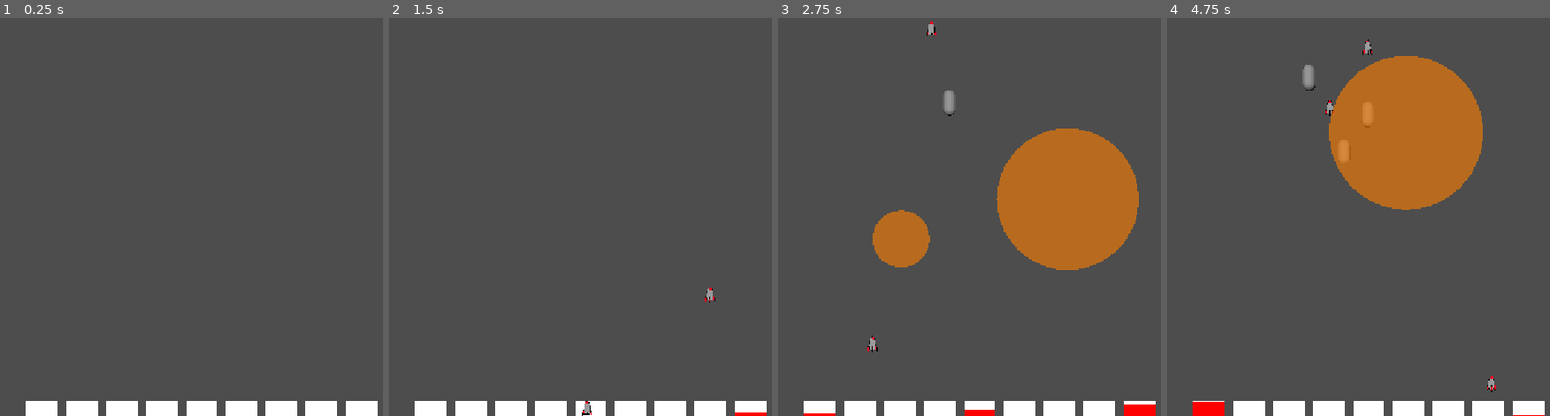
Above: before the commit, frames 1-4 (left to right).
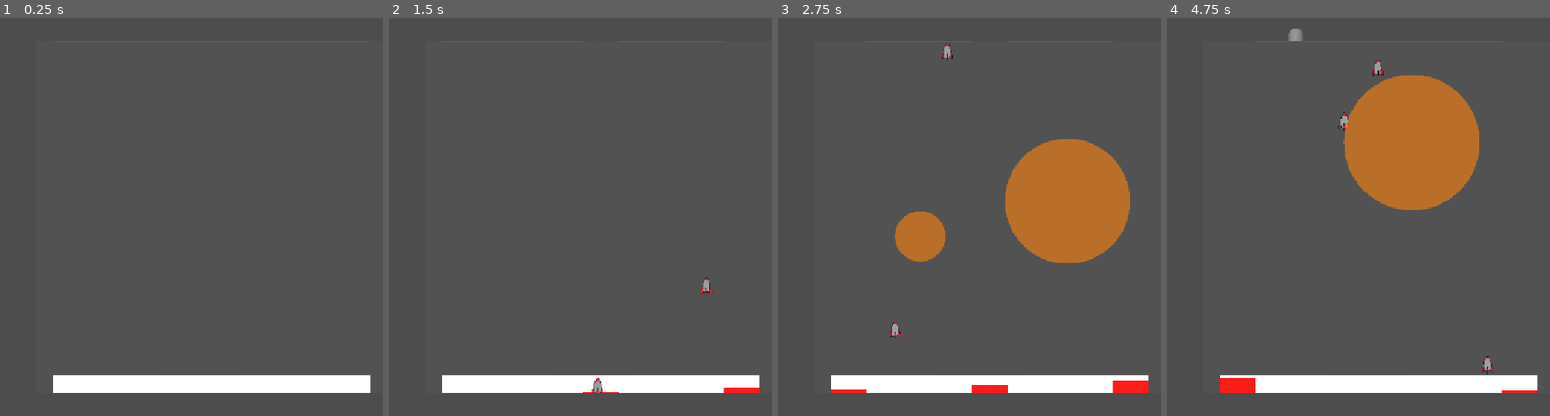
Above: after the commit, the same moments.

Repository: freefrol/missle-commander-mvp
Game: Godot game, scene res://ProjectMCMVP/Scene/GameManager.tscn
Same seed, same stepped clock (60 frames per second), same inputs: the game is played once before the commit and once after it.
Inputs (mouse positions are in pixels of both pictures, inside the frame that each line leads up to):
- Up to frame 1 (0.25 s): no input
- Up to frame 2 (1.5 s): tap Enter at 0.5 s; move the mouse to (745, 197) at 0.52 s; click (745, 197) at 0.67 s; move the mouse to (450, 236) at 1.27 s; click (450, 236) at 1.42 s
- Up to frame 3 (2.75 s): move the mouse to (1049, 129) at 2.02 s; click (1049, 129) at 2.17 s
- Up to frame 4 (4.75 s): move the mouse to (1331, 296) at 2.77 s; click (1331, 296) at 2.92 s; move the mouse to (outside the picture) at 3.52 s; click (outside the picture) at 3.67 s; move the mouse to (outside the picture) at 4.27 s; click (outside the picture) at 4.42 s

The runs differ from the first frame. In frame 1, 6.7% of the frame differs, in the area x 6-99%, y 89-100%; in frame 2, 6.8%; in frame 3, 11%, in the area x 6-99%, y 0-100%; in frame 4, 10%.

Commit message:
Last Sync: 2026-10-12 23:54 (Mobile)

Diff:
--- a/ProjectMCMVP/Scene/GameManager.tscn
+++ b/ProjectMCMVP/Scene/GameManager.tscn
@@ -10,7 +10,15 @@
 [ext_resource type="PackedScene" uid="uid://br2y2retsdvyg" path="res://ProjectMCMVP/Scene/View2d/CityView2d.tscn" id="6_wpru5"]
 [ext_resource type="PackedScene" uid="uid://byf4clro1nw8u" path="res://ProjectMCMVP/Scene/View3d/EnemyMissileView3d.tscn" id="8_5uf2e"]
 
-[sub_resource type="PlaneMesh" id="PlaneMesh_1444q"]
+[sub_resource type="QuadMesh" id="QuadMesh_6n2gk"]
+
+[sub_resource type="ViewportTexture" id="ViewportTexture_5uf2e"]
+viewport_path = NodePath("SubViewport")
+
+[sub_resource type="StandardMaterial3D" id="StandardMaterial3D_ne880"]
+resource_local_to_scene = true
+cull_mode = 2
+albedo_texture = SubResource("ViewportTexture_5uf2e")
 
 [node name="GameManager" type="Node2D" unique_id=913984937 node_paths=PackedStringArray("viewManager", "shootController", "restartButton", "canvas")]
 script = ExtResource("1_meahf")
@@ -19,8 +27,15 @@
 restartButton = NodePath("CanvasLayer/CenterContainer/Button")
 canvas = NodePath("CanvasLayer")
 
-[node name="ViewManager" type="Node" parent="." unique_id=1455506871]
+[node name="SubViewport" type="SubViewport" parent="." unique_id=2061251117]
+render_target_update_mode = 4
+
+[node name="Node2D" type="Node2D" parent="SubViewport" unique_id=1541576858]
+
+[node name="ViewManager" type="Node" parent="." unique_id=1455506871 node_paths=PackedStringArray("subViewport", "worldNode2d")]
 script = ExtResource("2_j5wpf")
+subViewport = NodePath("../SubViewport")
+worldNode2d = NodePath("../SubViewport/Node2D")
 missileViewScene = ExtResource("3_1444q")
 siloViewScene = ExtResource("4_5uf2e")
 playerMissileViewScene = ExtResource("5_3ctgo")
@@ -55,13 +70,14 @@
 [node name="Node3D" type="Node3D" parent="." unique_id=2015916303]
 
 [node name="Camera3D" type="Camera3D" parent="Node3D" unique_id=2025379260]
-transform = Transform3D(1, 0, 0, 0, 1, 0, 0, 0, 1, 0, 0.28810206, 1.0680768)
+transform = Transform3D(1, 0, 0, 0, 1, 0, 0, 0, 1, 0, 0, -2.57655)
 
 [node name="DirectionalLight3D" type="DirectionalLight3D" parent="Node3D" unique_id=602679101]
 top_level = true
 shadow_enabled = true
 
 [node name="MeshInstance3D" type="MeshInstance3D" parent="Node3D" unique_id=1983710761]
+transform = Transform3D(0.5, 0, 0, 0, 0.5, 0, 0, 0, 0.5, 0.014239192, 0, -2.9454076)
 top_level = true
-visible = false
-mesh = SubResource("PlaneMesh_1444q")
+mesh = SubResource("QuadMesh_6n2gk")
+surface_material_override/0 = SubResource("StandardMaterial3D_ne880")
--- a/ProjectMCMVP/Script/Controller/ViewManager.gd
+++ b/ProjectMCMVP/Script/Controller/ViewManager.gd
@@ -1,6 +1,8 @@
 class_name ViewManager
 extends Node
 
+@export var subViewport: SubViewport
+@export var worldNode2d: Node2D
 @export var missileViewScene : PackedScene
 @export var siloViewScene : PackedScene
 @export var playerMissileViewScene : PackedScene
@@ -26,13 +28,13 @@
 func onCityAdded(city: CityData):
 	var view: CityView = cityViewScene.instantiate()
 	view.cityData = city
-	add_child(view)
+	worldNode2d.add_child(view)
 	views[city] = view
 
 func onMissileAdded(missile: MissileData):
 	var view: MissileView = missileViewScene.instantiate()
 	view.missileData = missile
-	add_child(view)
+	worldNode2d.add_child(view)
 	views[missile] = view
 	"restartButton"
 	var view3d : EnemyMissileView3D = enemyMissileView3D.instantiate()
@@ -43,13 +45,13 @@
 func onSiloAdded(silo: SiloData):
 	var view: SiloView = siloViewScene.instantiate()
 	view.siloData = silo
-	add_child(view)
+	worldNode2d.add_child(view)
 	views[silo] = view
 
 func onPlayerMissileAdded(missile: PlayerMissileData):
 	var view: PlayerMissileView = playerMissileViewScene.instantiate()
 	view.playerMissileData = missile
-	add_child(view)
+	worldNode2d.add_child(view)
 	views[missile] = view
 
 func onEntityRemoved(entity: Entity):
@@ -66,5 +68,5 @@
 func onExplosionAdded(explosion:ExplosionData):
 	var view: ExplosionView = explosionView.instantiate()
 	view.explosionData = explosion
-	add_child(view)
+	worldNode2d.add_child(view)
 	views[explosion] = view
Renamed: ProjectMCMVP/Script/View/View2d/CityView.gd -> ProjectMCMVP/Script/View/View2D/CityView.gd
Renamed: ProjectMCMVP/Script/View/View2d/CityView.gd.uid -> ProjectMCMVP/Script/View/View2D/CityView.gd.uid
Renamed: ProjectMCMVP/Script/View/View2d/ExplosionView.gd -> ProjectMCMVP/Script/View/View2D/ExplosionView.gd
Renamed: ProjectMCMVP/Script/View/View2d/ExplosionView.gd.uid -> ProjectMCMVP/Script/View/View2D/ExplosionView.gd.uid
Renamed: ProjectMCMVP/Script/View/View2d/MissileView.gd -> ProjectMCMVP/Script/View/View2D/MissileView.gd
Renamed: ProjectMCMVP/Script/View/View2d/MissileView.gd.uid -> ProjectMCMVP/Script/View/View2D/MissileView.gd.uid
Renamed: ProjectMCMVP/Script/View/View2d/PlayerMissileView.gd -> ProjectMCMVP/Script/View/View2D/PlayerMissileView.gd
Renamed: ProjectMCMVP/Script/View/View2d/PlayerMissileView.gd.uid -> ProjectMCMVP/Script/View/View2D/PlayerMissileView.gd.uid
Renamed: ProjectMCMVP/Script/View/View2d/SiloView.gd -> ProjectMCMVP/Script/View/View2D/SiloView.gd
Renamed: ProjectMCMVP/Script/View/View2d/SiloView.gd.uid -> ProjectMCMVP/Script/View/View2D/SiloView.gd.uid
Not shown, added: .nomedia
